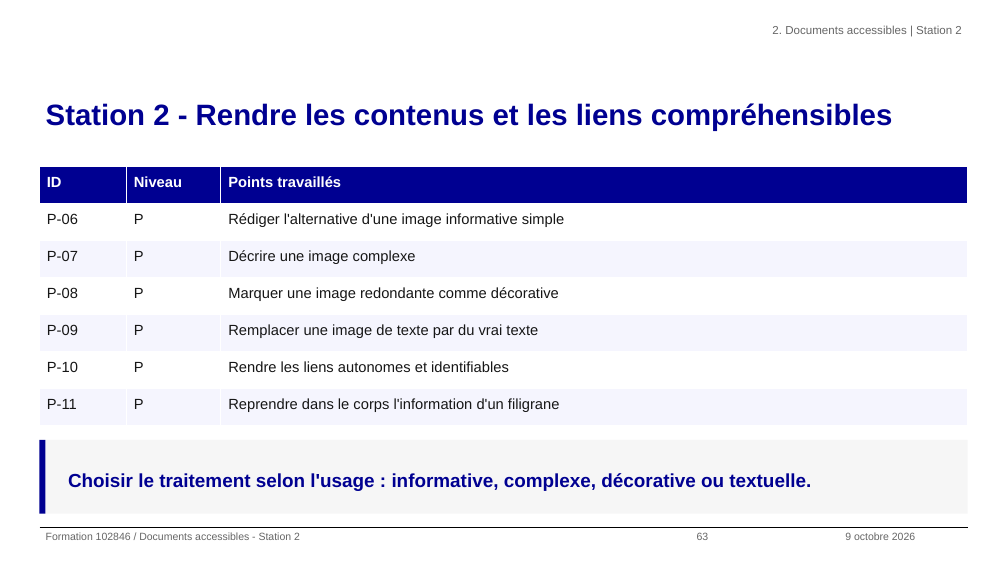
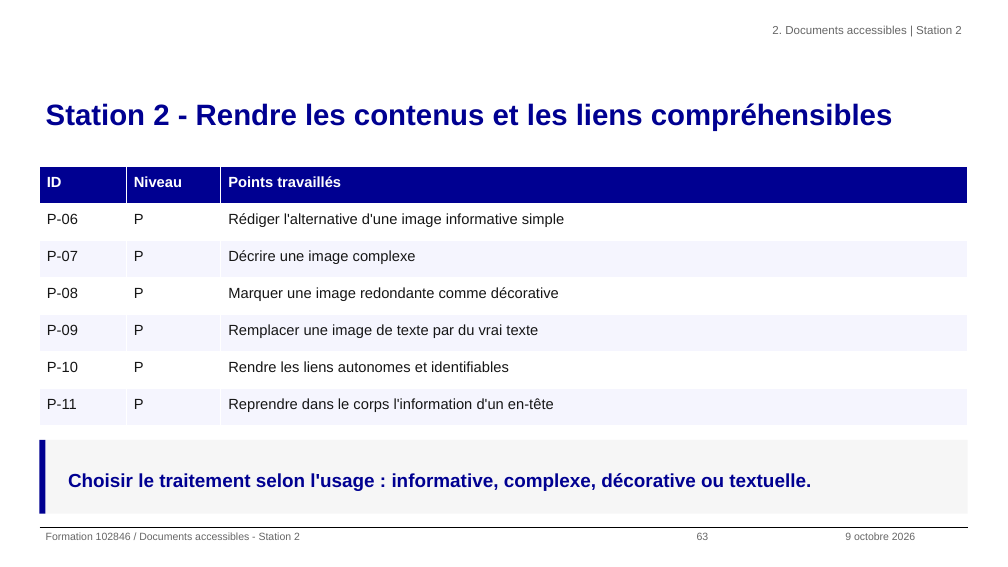
Before and after one commit to alexandra-guiderdoni/usine-fabrication-igpde-102846-ay11, a slide deck: slide 63 of livrables-IGPDE-2026-102846/Formateur/support-formation-102846-2026-IGPDE.pptx. Drawn at 1008x567 pixels with LibreOffice and Linux fonts; fonts in the diff are those of the drawing; background and template pictures are left out. Boxes give left, top, right and bottom in pixels: in the first picture for what was removed or moved away, otherwise in the second. Text is boxed around its words. In the diff, an @@ line names an element or a change of style, - is before the commit and + after.

Commit message:
TP Word : affiche en P-06, statut P-11 en en-tête
P-06 utilisait une icône d'enveloppe peu parlante. L'affiche des
20 ans de la loi handicap la remplace : son message fait partie de
l'image, l'alternative du corrigé le restitue. L'enveloppe reste
le pictogramme décoratif de P-08.

P-11 décrivait un filigrane retiré le 2 octobre pour lisibilité.
Le statut « Document confidentiel » est désormais porté par
l'en-tête des trois versions ; la matrice remplace « filigrane »
par « en-tête », d'où la mise à jour du commentaire, de la
checklist et de trois slides (deck régénéré en Arial). PRD et
ticket T04 tracent la décision.

```diff
--- a/livrables-IGPDE-2026-102846/Formateur/support-formation-102846-2026-IGPDE.pptx
+++ b/livrables-IGPDE-2026-102846/Formateur/support-formation-102846-2026-IGPDE.pptx
@@ table at (39,166,968,426) @@
-row 7, column 3: Reprendre dans le corps l'information d'un filigrane
+row 7, column 3: Reprendre dans le corps l'information d'un en-tête
```
Also in this commit, not shown: 2 other slides changed, 14 other files.
